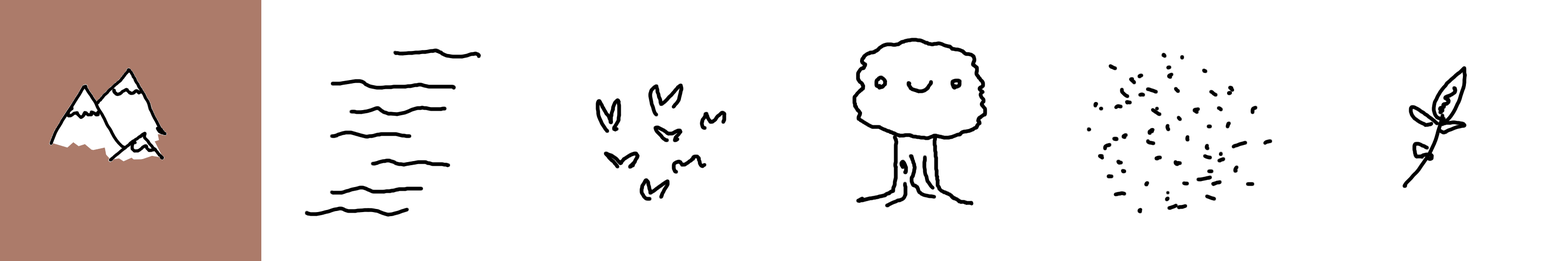
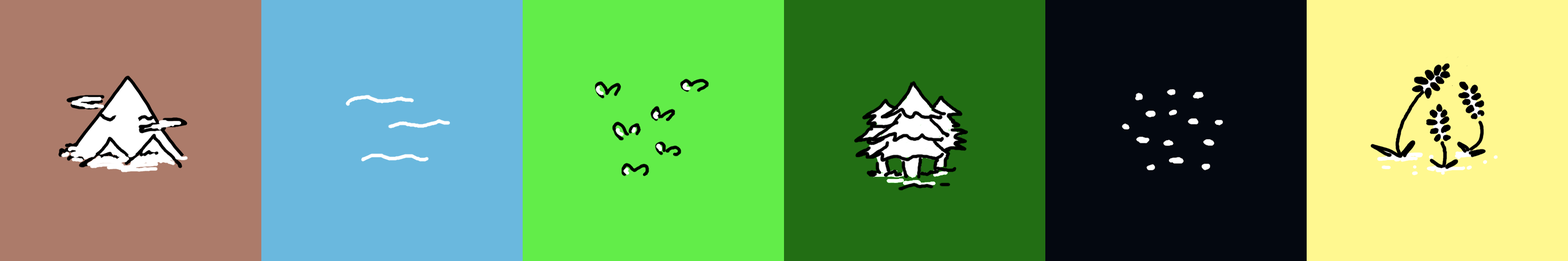
Layers edited between the first and the second (1568, 261) image:
added layer "Layer #2" above "Layer #3" over [1370,52,1486,170]
added layer "Layer #3" above "Pasted Layer copy #3" over [1377,71,1499,176]
painted on "Pasted Layer copy #3" over [1306,0,1568,261]
painted on "Pasted Layer copy #2" over [1045,0,1307,261]
painted on "Pasted Layer copy #1" over [784,0,1046,261]
painted on "Pasted Layer copy" over [522,0,784,261]
added layer "Layer" above "Pasted Layer" over [345,94,451,162]
painted on "Pasted Layer" over [261,0,523,261]
added layer "Layer #1" above "Background" over [58,75,188,173]
painted on "Background" over [49,67,167,163]
